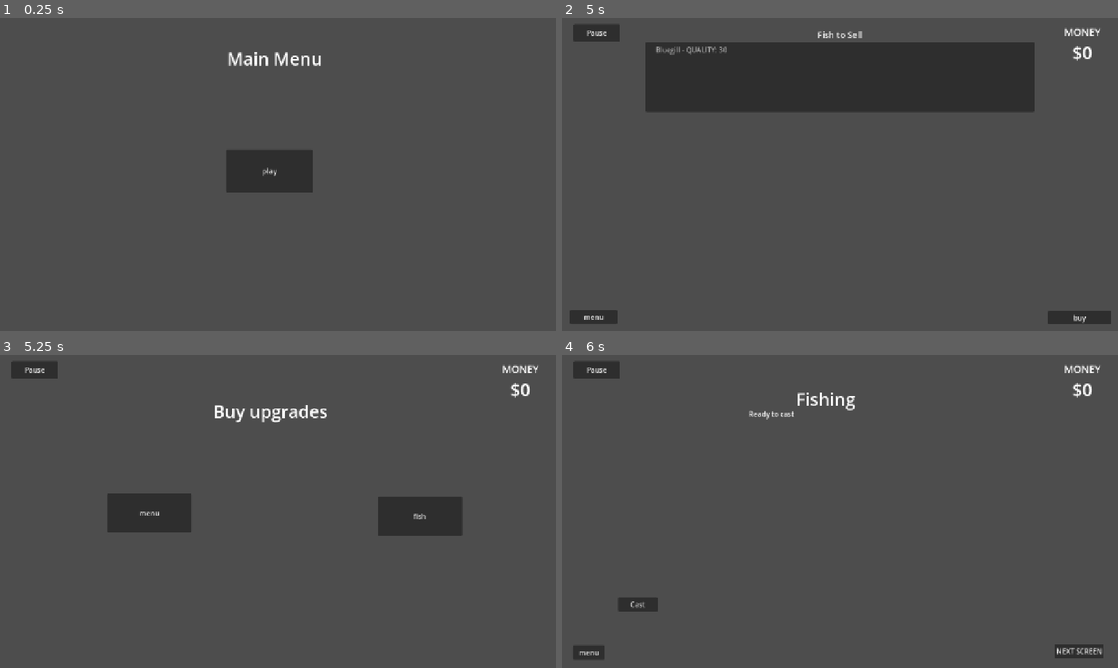
Above: before the commit, frames 1-4 (two rows, left to right).
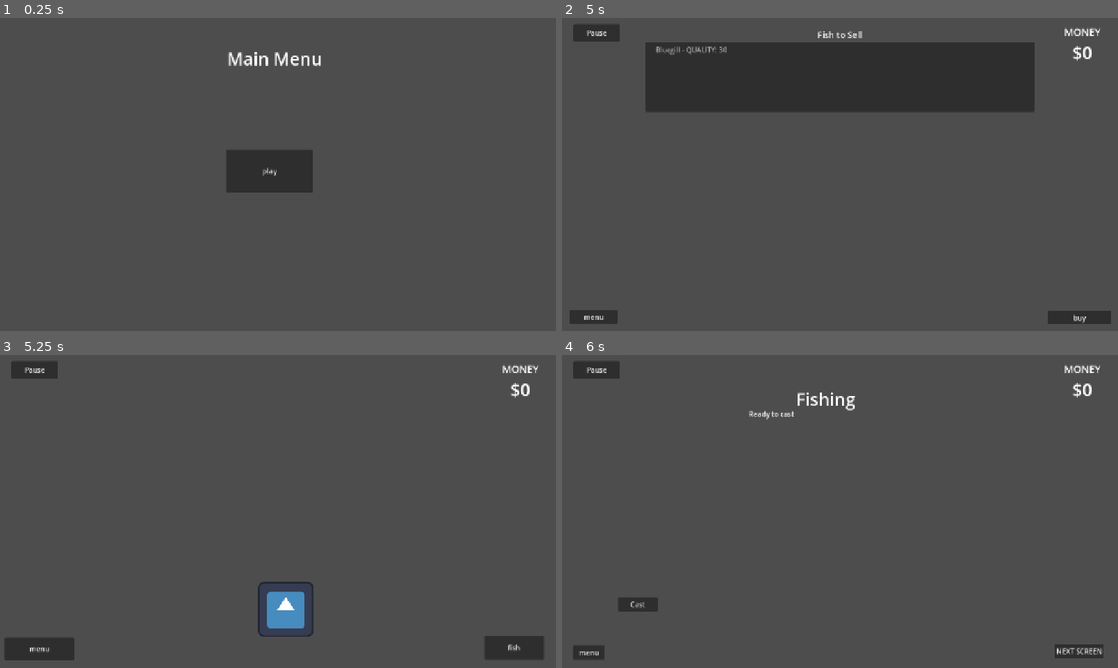
Above: after the commit, the same moments.

Repository: V-Mirea/comfy-summer-fishing-game
Game: Godot game, scene res://assets/game/game.tscn
Two runs of this game, one before a commit and one after it. Both use one fixed random seed, a clock stepped at 60 frames per second and the inputs below. The engine's default icon, where the game draws it, is replaced by a stand-in: a white triangle on a blue panel in a dark square.
Inputs (mouse positions are in pixels of both pictures, inside the frame that each line leads up to):
- Up to frame 1 (0.25 s): no input
- Up to frame 2 (5 s): click "play" at 0.5 s; click "NEXT SCREEN" at 1.25 s; click "Pause" at 2 s; click "Resume" at 2.75 s; tap Enter at 3.5 s; move the mouse to (962, 158) at 3.52 s; hold Right (ui_right) 3.53-4.25 s; click (962, 158) at 3.6 s; click "Sell Fish" at 4.25 s
- Up to frame 3 (5.25 s): click "buy" at 5 s
- Up to frame 4 (6 s): click "fish" at 5.75 s

Frames 1-2 are identical in both runs. In frame 3, 6.8% of the frame differs, in the area x 0-98%, y 16-98%; in frame 4, nothing differs.

Commit message:
add basic character movement

Diff:
--- a/assets/game/buying_scene/buying_manager.gd
+++ b/assets/game/buying_scene/buying_manager.gd
@@ -1,4 +1,4 @@
-extends Control
+extends Node2D
 
 signal transition_requested(state: Global.State)
 
--- a/assets/game/buying_scene/buying_scene.tscn
+++ b/assets/game/buying_scene/buying_scene.tscn
@@ -1,22 +1,21 @@
 [gd_scene format=3 uid="uid://lox5kan0hfl5"]
 
 [ext_resource type="Script" uid="uid://cvua02n5l4mc5" path="res://assets/game/buying_scene/buying_manager.gd" id="1_b6mu0"]
+[ext_resource type="Script" uid="uid://vgcqo6qthcdr" path="res://assets/game/buying_scene/character.gd" id="2_5l2yu"]
+[ext_resource type="Texture2D" uid="uid://cwf4fbweljkqp" path="res://icon.svg" id="2_n2sg0"]
+[ext_resource type="PackedScene" uid="uid://dmr0fcamx7t56" path="res://assets/game/buying_scene/virtual_joystick/virtual_joystick_scene.tscn" id="3_5l2yu"]
 
 [sub_resource type="LabelSettings" id="LabelSettings_2xpfq"]
 font_size = 40
 
-[node name="BuyingScene" type="Control" unique_id=1376025545]
-layout_mode = 3
-anchors_preset = 15
-anchor_right = 1.0
-anchor_bottom = 1.0
-grow_horizontal = 2
-grow_vertical = 2
-mouse_filter = 2
+[sub_resource type="RectangleShape2D" id="RectangleShape2D_hpvk7"]
+size = Vector2(129.5, 130.5)
+
+[node name="BuyingScene" type="Node2D" unique_id=71390660]
 script = ExtResource("1_b6mu0")
 
 [node name="Title" type="Label" parent="." unique_id=1950715427]
-layout_mode = 0
+visible = false
 offset_left = 267.0
 offset_top = 61.0
 offset_right = 980.0
@@ -27,21 +26,39 @@
 vertical_alignment = 1
 
 [node name="ButtonMenu" type="Button" parent="." unique_id=792557303]
-layout_mode = 0
-offset_left = 247.0
-offset_top = 319.0
-offset_right = 441.0
-offset_bottom = 409.0
+offset_left = 11.0
+offset_top = 650.0
+offset_right = 171.0
+offset_bottom = 702.0
 text = "menu"
 
 [node name="ButtonFish" type="Button" parent="." unique_id=1024119867]
-layout_mode = 0
-offset_left = 870.0
-offset_top = 326.0
-offset_right = 1064.0
-offset_bottom = 416.0
+offset_left = 1115.0
+offset_top = 646.0
+offset_right = 1253.0
+offset_bottom = 701.0
 text = "fish
 "
 
+[node name="CharacterBody2D" type="CharacterBody2D" parent="." unique_id=1378911832 node_paths=PackedStringArray("joystick_left")]
+motion_mode = 1
+script = ExtResource("2_5l2yu")
+joystick_left = NodePath("../Virtual Joystick")
+
+[node name="Sprite2D" type="Sprite2D" parent="CharacterBody2D" unique_id=858446672]
+position = Vector2(658, 585)
+texture = ExtResource("2_n2sg0")
+
+[node name="CollisionShape2D" type="CollisionShape2D" parent="CharacterBody2D" unique_id=238570841]
+position = Vector2(658.25, 585.75)
+shape = SubResource("RectangleShape2D_hpvk7")
+
+[node name="Virtual Joystick" parent="." unique_id=1087925395 instance=ExtResource("3_5l2yu")]
+offset_left = 897.0
+offset_top = 378.0
+offset_right = 1197.0
+offset_bottom = 678.0
+visibility_mode = 1
+
 [connection signal="pressed" from="ButtonMenu" to="." method="_on_button_menu_pressed"]
 [connection signal="pressed" from="ButtonFish" to="." method="_on_button_fish_pressed"]
--- /dev/null
+++ b/assets/game/buying_scene/character.gd
@@ -0,0 +1,13 @@
+extends CharacterBody2D
+
+@export var speed : float = 100
+@export var joystick_left : VirtualJoystick
+
+const SPEED = 300.0
+
+var move_vector := Vector2.ZERO
+
+func _process(delta: float) -> void:
+	# Movement using Input functions:
+	move_vector = Input.get_vector("ui_left", "ui_right", "ui_up", "ui_down")
+	position += move_vector * speed * delta
--- /dev/null
+++ b/assets/game/buying_scene/virtual_joystick/virtual_joystick.gd
@@ -0,0 +1,174 @@
+class_name VirtualJoystick
+
+extends Control
+
+## A simple virtual joystick for touchscreens, with useful options.
+## Github: https://github.com/MarcoFazioRandom/Virtual-Joystick-Godot
+
+# EXPORTED VARIABLE
+
+## The color of the button when the joystick is pressed.
+@export var pressed_color := Color.GRAY
+
+## If the input is inside this range, the output is zero.
+@export_range(0, 200, 1) var deadzone_size : float = 10
+
+## The max distance the tip can reach.
+@export_range(0, 500, 1) var clampzone_size : float = 75
+
+enum Joystick_mode {
+	FIXED, ## The joystick doesn't move.
+	DYNAMIC, ## Every time the joystick area is pressed, the joystick position is set on the touched position.
+	FOLLOWING ## When the finger moves outside the joystick area, the joystick will follow it.
+}
+
+## If the joystick stays in the same position or appears on the touched position when touch is started
+@export var joystick_mode := Joystick_mode.FIXED
+
+enum Visibility_mode {
+	ALWAYS, ## Always visible
+	TOUCHSCREEN_ONLY, ## Visible on touch screens only
+	WHEN_TOUCHED ## Visible only when touched
+}
+
+## If the joystick is always visible, or is shown only if there is a touchscreen
+@export var visibility_mode := Visibility_mode.ALWAYS
+
+## If true, the joystick uses Input Actions (Project -> Project Settings -> Input Map)
+@export var use_input_actions := true
+
+@export var action_left := "ui_left"
+@export var action_right := "ui_right"
+@export var action_up := "ui_up"
+@export var action_down := "ui_down"
+
+# PUBLIC VARIABLES
+
+## If the joystick is receiving inputs.
+var is_pressed := false
+
+# The joystick output.
+var output := Vector2.ZERO
+
+# PRIVATE VARIABLES
+
+var _touch_index : int = -1
+
+@onready var _base := $Base
+@onready var _tip := $Base/Tip
+
+@onready var _base_default_position : Vector2 = _base.position
+@onready var _tip_default_position : Vector2 = _tip.position
+
+@onready var _default_color : Color = _tip.modulate
+
+# FUNCTIONS
+
+func _ready() -> void:
+	if ProjectSettings.get_setting("input_devices/pointing/emulate_mouse_from_touch"):
+		printerr("The Project Setting 'emulate_mouse_from_touch' should be set to False")
+	if not ProjectSettings.get_setting("input_devices/pointing/emulate_touch_from_mouse"):
+		printerr("The Project Setting 'emulate_touch_from_mouse' should be set to True")
+
+	if not DisplayServer.is_touchscreen_available() and visibility_mode == Visibility_mode.TOUCHSCREEN_ONLY :
+		hide()
+
+	if visibility_mode == Visibility_mode.WHEN_TOUCHED:
+		hide()
+
+func _input(event: InputEvent) -> void:
+	if event is InputEventScreenTouch:
+		if event.pressed:
+			if _is_point_inside_joystick_area(event.position) and _touch_index == -1:
+				if joystick_mode == Joystick_mode.DYNAMIC or joystick_mode == Joystick_mode.FOLLOWING or (joystick_mode == Joystick_mode.FIXED and _is_point_inside_base(event.position)):
+					if joystick_mode == Joystick_mode.DYNAMIC or joystick_mode == Joystick_mode.FOLLOWING:
+						_move_base(event.position)
+					if visibility_mode == Visibility_mode.WHEN_TOUCHED:
+						show()
+					_touch_index = event.index
+					_tip.modulate = pressed_color
+					_update_joystick(event.position)
+					get_viewport().set_input_as_handled()
+		elif event.index == _touch_index:
+			_reset()
+			if visibility_mode == Visibility_mode.WHEN_TOUCHED:
+				hide()
+			get_viewport().set_input_as_handled()
+	elif event is InputEventScreenDrag:
+		if event.index == _touch_index:
+			_update_joystick(event.position)
+			get_viewport().set_input_as_handled()
+
+func _move_base(new_position: Vector2) -> void:
+	_base.global_position = new_position - _base.pivot_offset * get_global_transform_with_canvas().get_scale()
+
+func _move_tip(new_position: Vector2) -> void:
+	_tip.global_position = new_position - _tip.pivot_offset * _base.get_global_transform_with_canvas().get_scale()
+
+func _is_point_inside_joystick_area(point: Vector2) -> bool:
+	var x: bool = point.x >= global_position.x and point.x <= global_position.x + (size.x * get_global_transform_with_canvas().get_scale().x)
+	var y: bool = point.y >= global_position.y and point.y <= global_position.y + (size.y * get_global_transform_with_canvas().get_scale().y)
+	return x and y
+
+func _get_base_radius() -> Vector2:
+	return _base.size * _base.get_global_transform_with_canvas().get_scale() / 2
+
+func _is_point_inside_base(point: Vector2) -> bool:
+	var _base_radius = _get_base_radius()
+	var center : Vector2 = _base.global_position + _base_radius
+	var vector : Vector2 = point - center
+	if vector.length_squared() <= _base_radius.x * _base_radius.x:
+		return true
+	else:
+		return false
+
+func _update_joystick(touch_position: Vector2) -> void:
+	var _base_radius = _get_base_radius()
+	var center : Vector2 = _base.global_position + _base_radius
+	var vector : Vector2 = touch_position - center
+	vector = vector.limit_length(clampzone_size)
+
+	if joystick_mode == Joystick_mode.FOLLOWING and touch_position.distance_to(center) > clampzone_size:
+		_move_base(touch_position - vector)
+
+	_move_tip(center + vector)
+
+	if vector.length_squared() > deadzone_size * deadzone_size:
+		is_pressed = true
+		output = (vector - (vector.normalized() * deadzone_size)) / (clampzone_size - deadzone_size)
+	else:
+		is_pressed = false
+		output = Vector2.ZERO
+
+	if use_input_actions:
+		# Release actions
+		if output.x >= 0 and Input.is_action_pressed(action_left):
+			Input.action_release(action_left)
+		if output.x <= 0 and Input.is_action_pressed(action_right):
+			Input.action_release(action_right)
+		if output.y >= 0 and Input.is_action_pressed(action_up):
+			Input.action_release(action_up)
+		if output.y <= 0 and Input.is_action_pressed(action_down):
+			Input.action_release(action_down)
+		# Press actions
+		if output.x < 0:
+			Input.action_press(action_left, -output.x)
+		if output.x > 0:
+			Input.action_press(action_right, output.x)
+		if output.y < 0:
+			Input.action_press(action_up, -output.y)
+		if output.y > 0:
+			Input.action_press(action_down, output.y)
+
+func _reset():
+	is_pressed = false
+	output = Vector2.ZERO
+	_touch_index = -1
+	_tip.modulate = _default_color
+	_base.position = _base_default_position
+	_tip.position = _tip_default_position
+	# Release actions
+	if use_input_actions:
+		for action in [action_left, action_right, action_down, action_up]:
+			if Input.is_action_pressed(action):
+				Input.action_release(action)
--- /dev/null
+++ b/assets/game/buying_scene/virtual_joystick/virtual_joystick_scene.tscn
@@ -0,0 +1,51 @@
+[gd_scene format=3 uid="uid://dmr0fcamx7t56"]
+
+[ext_resource type="Script" uid="uid://de1ooyloxk4x3" path="res://assets/game/buying_scene/virtual_joystick/virtual_joystick.gd" id="1_8x4dy"]
+[ext_resource type="Texture2D" uid="uid://b8pevg83q7us7" path="res://assets/game/buying_scene/virtual_joystick/joystick_base_outline.png" id="2_jhjs2"]
+[ext_resource type="Texture2D" uid="uid://mmjy8vqfuen6" path="res://assets/game/buying_scene/virtual_joystick/joystick_tip_arrows.png" id="3_3etdg"]
+
+[node name="Virtual Joystick" type="Control"]
+layout_mode = 3
+anchors_preset = 2
+anchor_top = 1.0
+anchor_bottom = 1.0
+offset_top = -308.0
+offset_right = 300.0
+offset_bottom = -8.0
+grow_vertical = 0
+script = ExtResource("1_8x4dy")
+
+[node name="Base" type="TextureRect" parent="."]
+layout_mode = 1
+anchors_preset = 8
+anchor_left = 0.5
+anchor_top = 0.5
+anchor_right = 0.5
+anchor_bottom = 0.5
+offset_left = -100.0
+offset_top = -100.0
+offset_right = 100.0
+offset_bottom = 100.0
+grow_horizontal = 2
+grow_vertical = 2
+pivot_offset = Vector2(100, 100)
+mouse_force_pass_scroll_events = false
+texture = ExtResource("2_jhjs2")
+stretch_mode = 5
+
+[node name="Tip" type="TextureRect" parent="Base"]
+layout_mode = 1
+anchors_preset = 8
+anchor_left = 0.5
+anchor_top = 0.5
+anchor_right = 0.5
+anchor_bottom = 0.5
+offset_left = -50.0
+offset_top = -50.0
+offset_right = 50.0
+offset_bottom = 50.0
+grow_horizontal = 2
+grow_vertical = 2
+pivot_offset = Vector2(50, 50)
+texture = ExtResource("3_3etdg")
+stretch_mode = 5
Not shown, added: assets/game/buying_scene/character.gd.uid
Binary file added: assets/game/buying_scene/virtual_joystick/joystick_base_outline.png
Not shown, added: assets/game/buying_scene/virtual_joystick/joystick_base_outline.png.import
Binary file added: assets/game/buying_scene/virtual_joystick/joystick_tip.png
Not shown, added: assets/game/buying_scene/virtual_joystick/joystick_tip.png.import
Binary file added: assets/game/buying_scene/virtual_joystick/joystick_tip_arrows.png
Not shown, added: assets/game/buying_scene/virtual_joystick/joystick_tip_arrows.png.import
Not shown, added: assets/game/buying_scene/virtual_joystick/virtual_joystick.gd.uid
